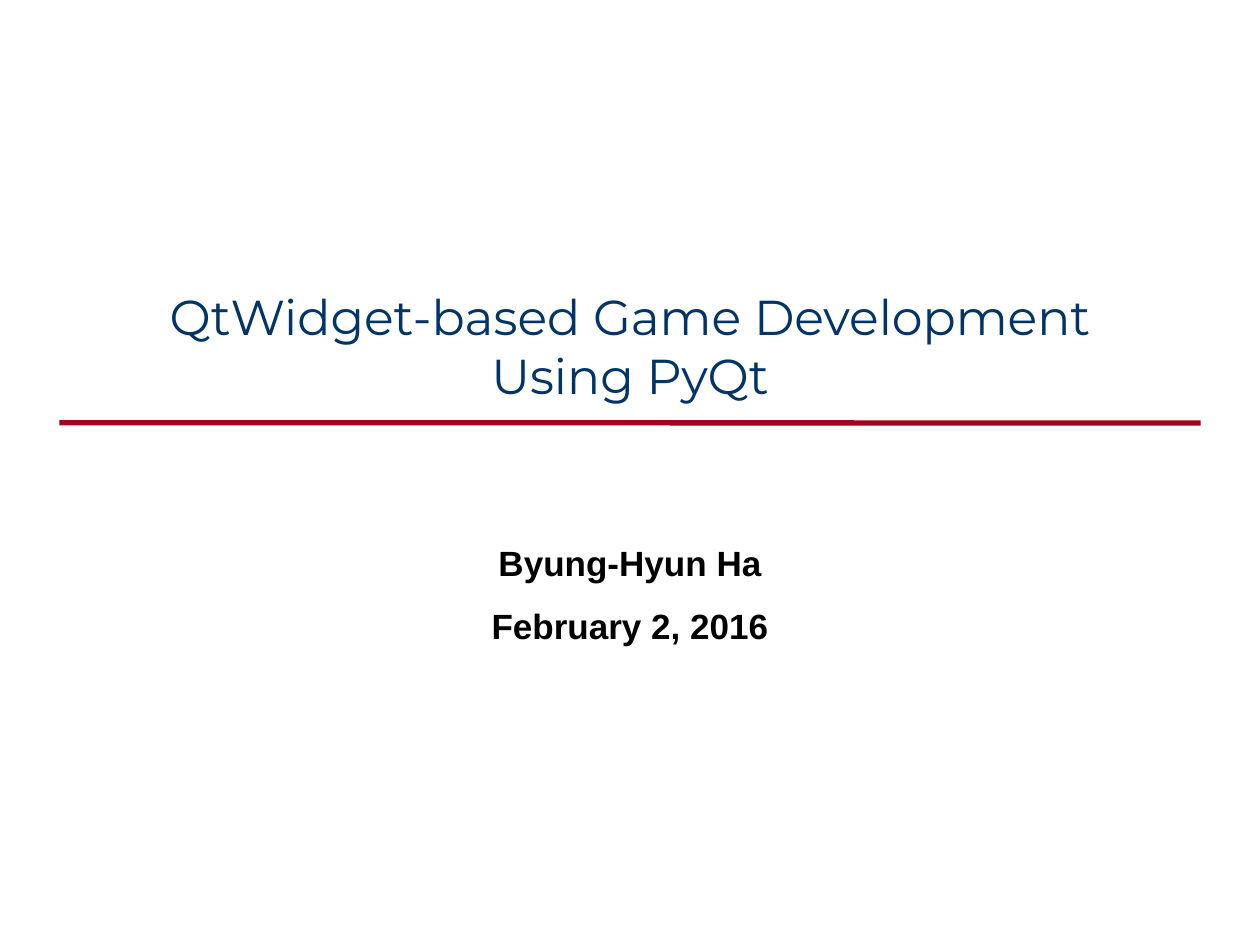
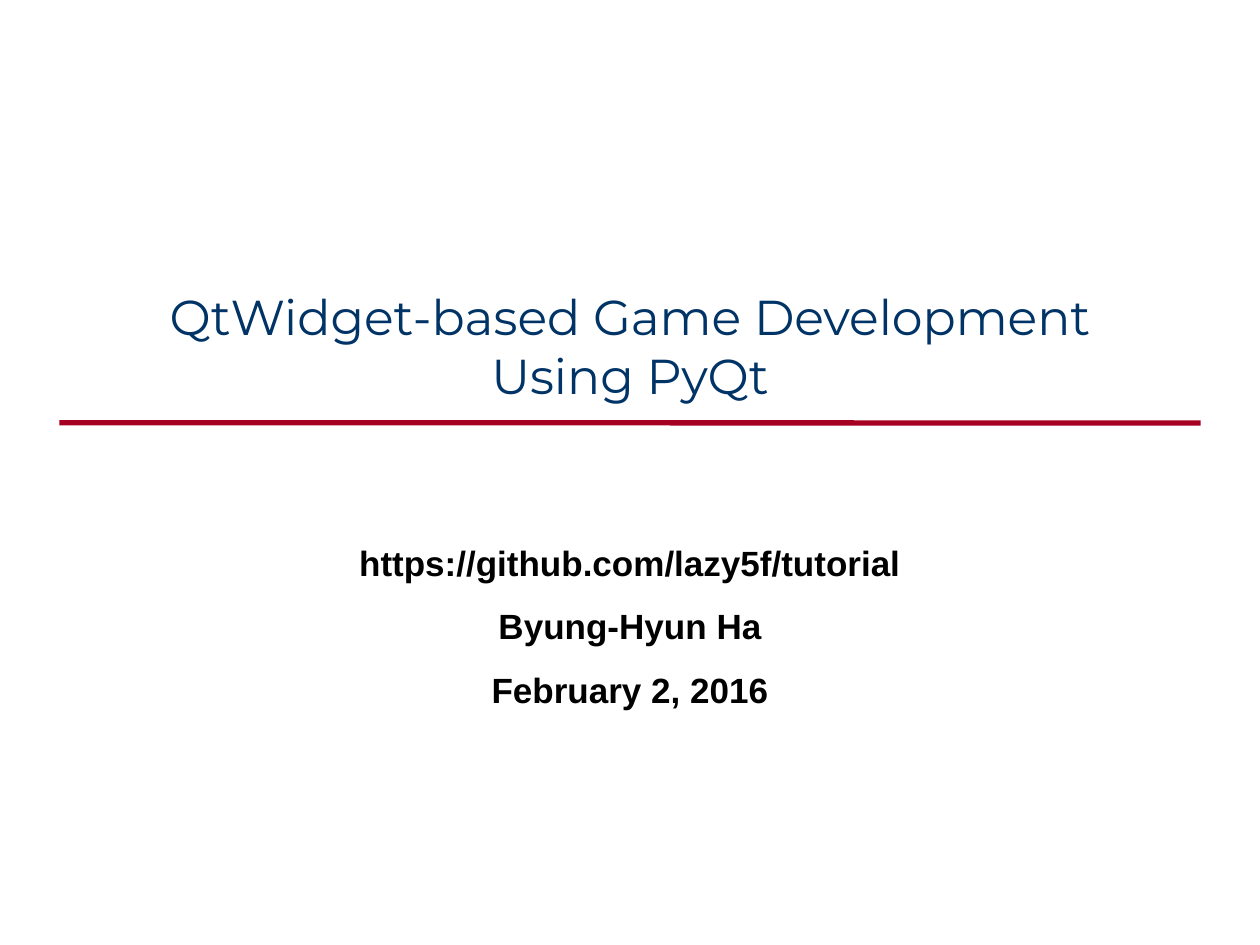
Before and after one commit to lazy5f/tutorial, a slide deck: slide 1 of pyqt/pyqt-ienpro.ppt. Drawn at 1260x945 pixels with LibreOffice and Linux fonts; fonts in the diff are those of the drawing. Boxes give left, top, right and bottom in pixels: in the first picture for what was removed or moved away, otherwise in the second. Text is boxed around its words. In the diff, an @@ line names an element or a change of style, - is before the commit and + after.

```diff
--- a/pyqt/pyqt-ienpro.ppt
+++ b/pyqt/pyqt-ienpro.ppt
@@ subtitle at <box>359,550,900,582</box>: paragraph added @@
+https://github.com/lazy5f/tutorial
```
Also in this commit, not shown: 4 other files.
